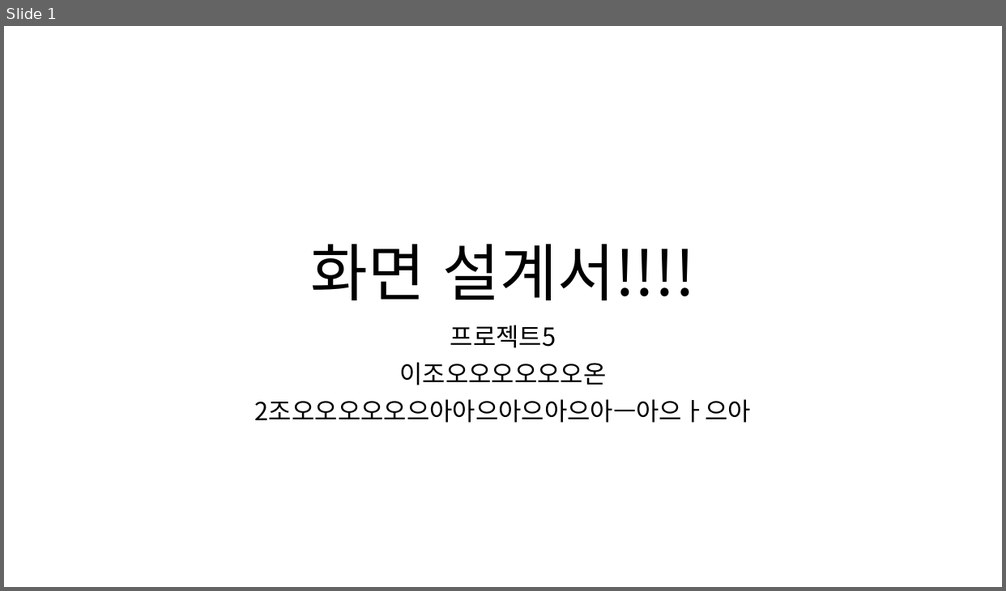
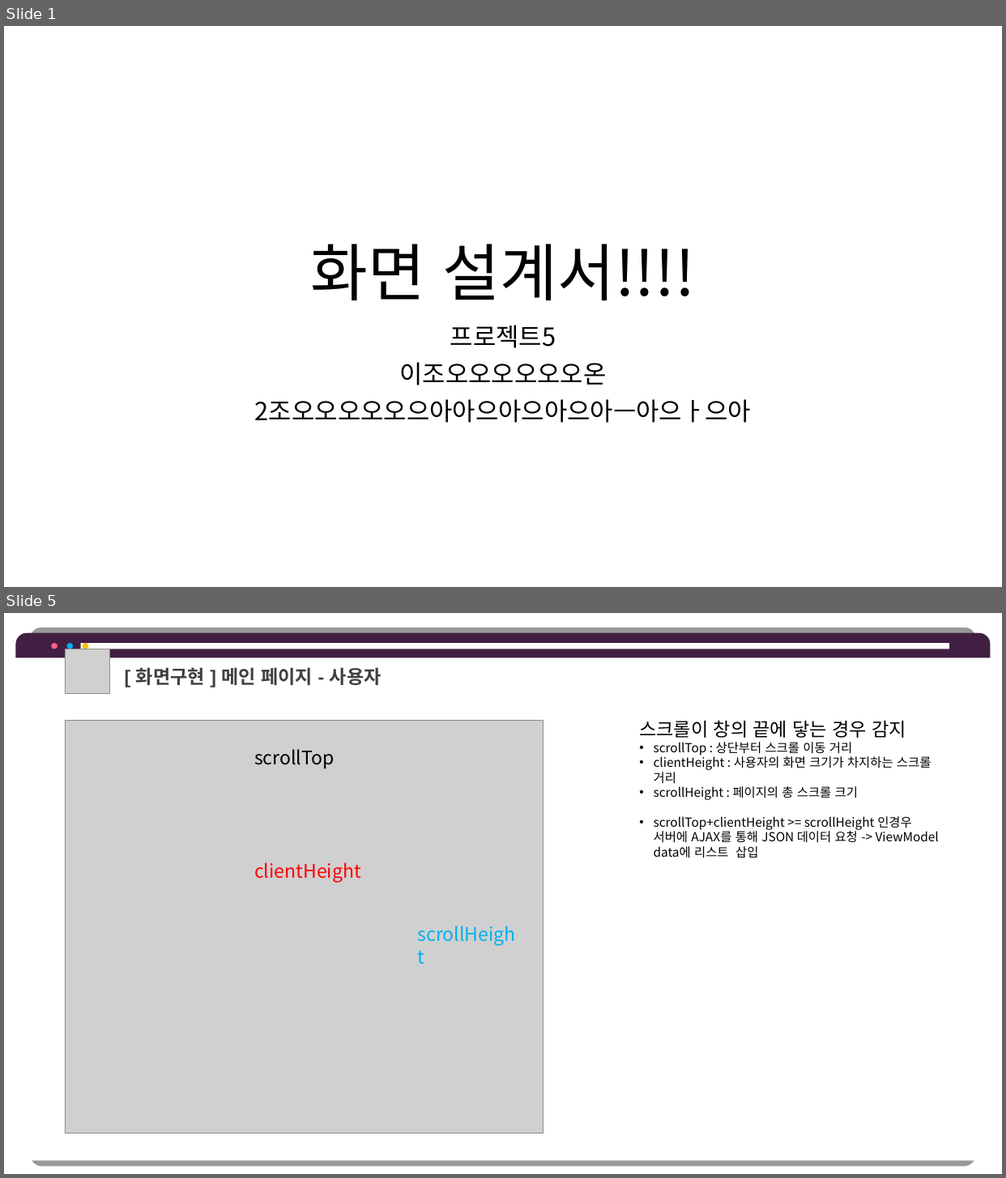
Before and after one commit to hhsw07/ezen-academy-projects, a slide deck: 0 발표용 파워포인트/0522 3차발표/0522 project06 - 파워포인트 - 형준.pptx. Shown one above the other, each under a label of ours: slide 1 before the commit, slides 1 and 5 after it; the slides between them are not shown. The pictures are 1006x591 and 1006x1178 pixels, drawn with LibreOffice and Linux fonts; fonts in the diff are those of the drawing; grey boxes stand for pictures. Boxes give left, top, right and bottom in pixels: in the first picture for what was removed or moved away, otherwise in the second. Text is boxed around its words. In the diff, an @@ line names an element or a change of style, - is before the commit and + after.

```diff
--- a/0 발표용 파워포인트/0522 3차발표/0522 project06 - 파워포인트 - 형준.pptx
+++ b/0 발표용 파워포인트/0522 3차발표/0522 project06 - 파워포인트 - 형준.pptx
@@ slide 5 added at (4, 613, 1002, 1174), background #FFFFFF @@
@@ round same rect added at (16, 633, 991, 658), fill #411F42 @@
@@ round same rect added at (16, 658, 991, 1161), fill #FFFFFF @@
@@ ellipse added at (51, 643, 57, 649), fill #FF6189 @@
@@ picture added at (66, 649, 109, 693) @@
@@ ellipse added at (67, 643, 73, 649), fill #00B0F0 @@
@@ rectangle added at (80, 643, 949, 649), fill #FFFFFF @@
@@ ellipse added at (83, 643, 88, 649), fill #FFC000 @@
@@ text added at (136, 667, 381, 685), 18 pt, text #404040, bold @@
+[ 화면구현 ] 메인 페이지 - 사용자
@@ picture added at (66, 721, 543, 1134) @@
@@ text added at (639, 720, 939, 858), 12 pt, text #000000 @@
+스크롤이 창의 끝에 닿는 경우 감지
+• scrollTop : 상단부터 스크롤 이동 거리
+• clientHeight : 사용자의 화면 크기가 차지하는 스크롤 거리
+• scrollHeight : 페이지의 총 스크롤 크기
+• scrollTop+clientHeight >= scrollHeight 인경우 서버에 AJAX를 통해 JSON 데이터 요청 -> ViewModel data에 리스트 삽입
@@ text added at (254, 749, 334, 769), 18 pt, text #000000 @@
+scrollTop
@@ text added at (254, 862, 361, 883), 18 pt, text #FF0000 @@
+clientHeight
@@ text added at (411, 919, 529, 949), 18 pt, text #00B0F0 @@
+scrollHeight
```
Also in this commit, not shown: 9 other slides added, 1 other file.
